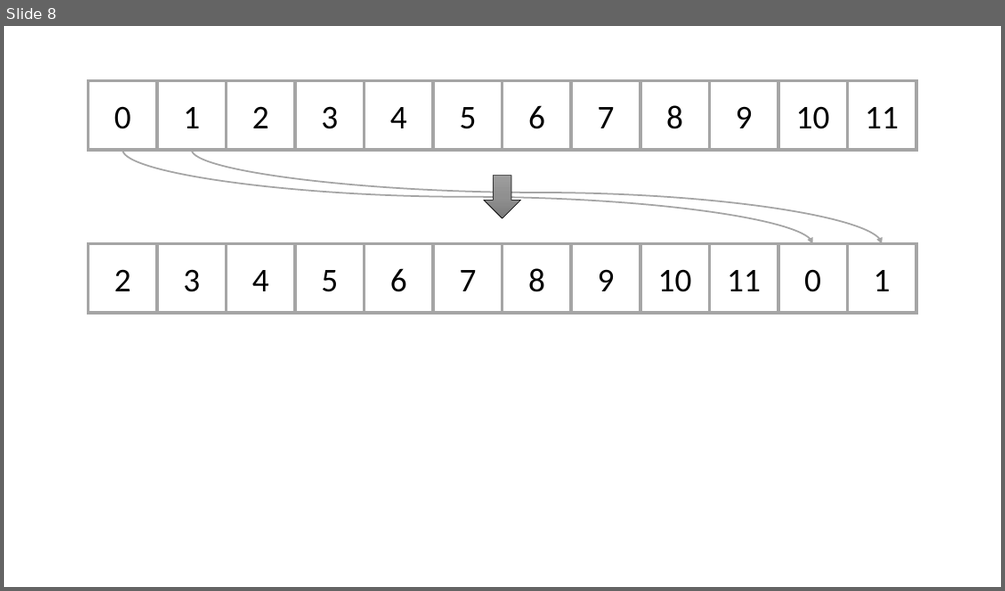
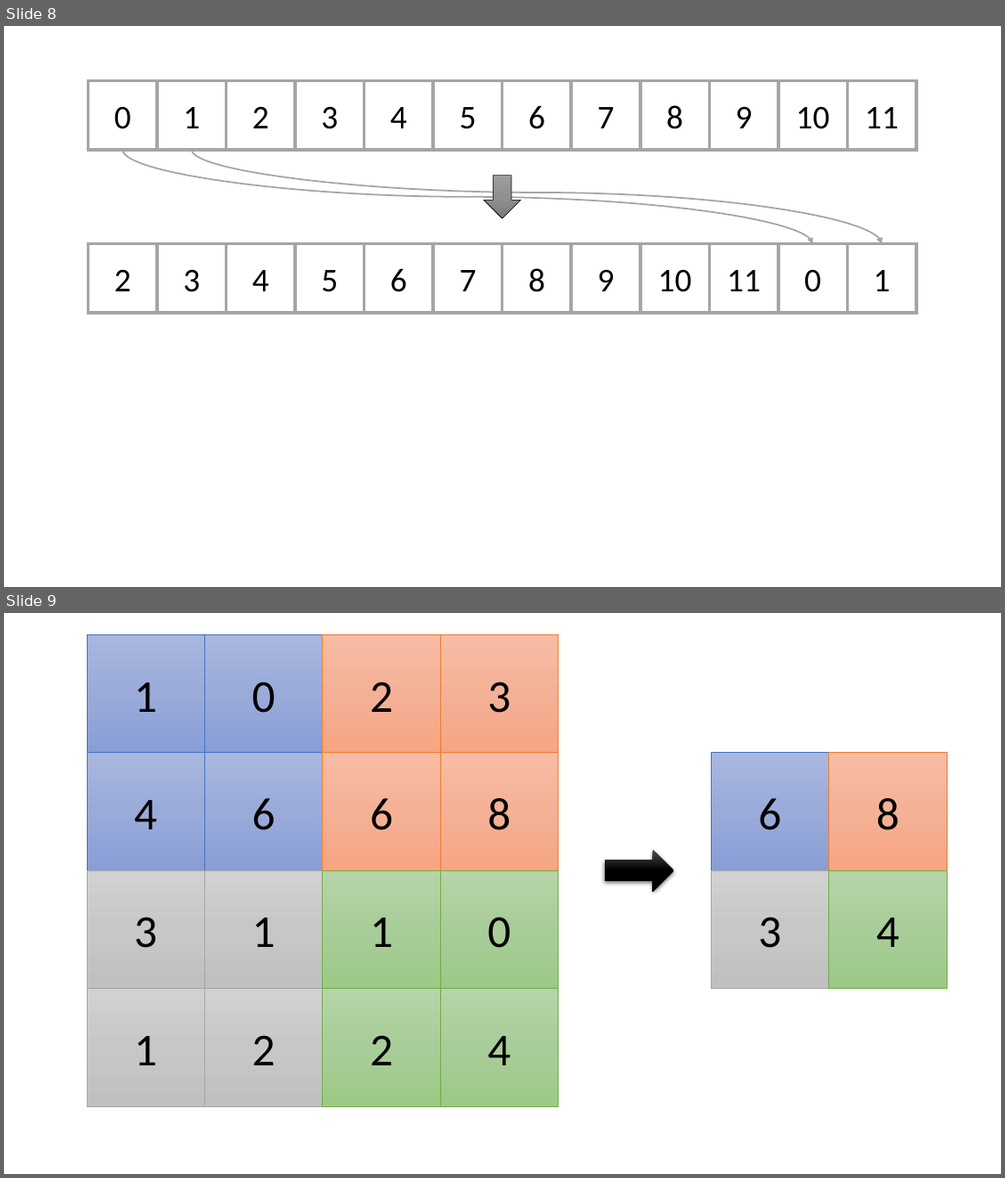
Before and after one commit to ValentinVignal/Dissertation-Report, a slide deck: images.pptx. Shown one above the other, each under a label of ours: slide 8 before the commit, slides 8 and 9 after it. The pictures are 1005x591 and 1005x1178 pixels, drawn with LibreOffice and Linux fonts; fonts in the diff are those of the drawing. Boxes give left, top, right and bottom in pixels: in the first picture for what was removed or moved away, otherwise in the second. Text is boxed around its words. In the diff, an @@ line names an element or a change of style, - is before the commit and + after.

```diff
--- a/images.pptx
+++ b/images.pptx
@@ slide 9 added at (x1=4, y1=613, x2=1001, y2=1174), background #FFFFFF @@
@@ rectangle added at (x1=87, y1=634, x2=205, y2=753), fill gradient #A8B7DF to #9AABD9 to #889ED7, outline #4472C4 0.5 pt, 44 pt, text #000000 @@
+1
@@ rectangle added at (x1=204, y1=634, x2=323, y2=753), fill gradient #A8B7DF to #9AABD9 to #889ED7, outline #4472C4 0.5 pt, 44 pt, text #000000 @@
+0
@@ rectangle added at (x1=323, y1=634, x2=441, y2=753), fill gradient #F7BDA5 to #F5B196 to #F8A582, outline #ED7D31 0.5 pt, 44 pt, text #000000 @@
+2
@@ rectangle added at (x1=441, y1=634, x2=558, y2=753), fill gradient #F7BDA5 to #F5B196 to #F8A582, outline #ED7D31 0.5 pt, 44 pt, text #000000 @@
+3
@@ rectangle added at (x1=87, y1=753, x2=205, y2=871), fill gradient #A8B7DF to #9AABD9 to #889ED7, outline #4472C4 0.5 pt, 44 pt, text #000000 @@
+4
@@ rectangle added at (x1=204, y1=753, x2=323, y2=871), fill gradient #A8B7DF to #9AABD9 to #889ED7, outline #4472C4 0.5 pt, 44 pt, text #000000 @@
+6
@@ rectangle added at (x1=323, y1=753, x2=441, y2=871), fill gradient #F7BDA5 to #F5B196 to #F8A582, outline #ED7D31 0.5 pt, 44 pt, text #000000 @@
+6
@@ rectangle added at (x1=441, y1=753, x2=558, y2=871), fill gradient #F7BDA5 to #F5B196 to #F8A582, outline #ED7D31 0.5 pt, 44 pt, text #000000 @@
+8
@@ rectangle added at (x1=712, y1=753, x2=830, y2=871), fill gradient #A8B7DF to #9AABD9 to #889ED7, outline #4472C4 0.5 pt, 44 pt, text #000000 @@
+6
@@ rectangle added at (x1=829, y1=753, x2=947, y2=871), fill gradient #F7BDA5 to #F5B196 to #F8A582, outline #ED7D31 0.5 pt, 44 pt, text #000000 @@
+8
@@ right arrow added at (x1=605, y1=850, x2=673, y2=892), fill gradient #4B4B4B to #000000 @@
@@ rectangle added at (x1=87, y1=870, x2=205, y2=989), fill gradient #D2D2D2 to #C8C8C8 to #C0C0C0, outline #A5A5A5 0.5 pt, 44 pt, text #000000 @@
+3
@@ rectangle added at (x1=204, y1=870, x2=323, y2=989), fill gradient #D2D2D2 to #C8C8C8 to #C0C0C0, outline #A5A5A5 0.5 pt, 44 pt, text #000000 @@
+1
@@ rectangle added at (x1=323, y1=870, x2=441, y2=989), fill gradient #B5D5A7 to #AACE9A to #9CC987, outline #70AD47 0.5 pt, 44 pt, text #000000 @@
+1
@@ rectangle added at (x1=441, y1=870, x2=558, y2=989), fill gradient #B5D5A7 to #AACE9A to #9CC987, outline #70AD47 0.5 pt, 44 pt, text #000000 @@
+0
@@ rectangle added at (x1=712, y1=870, x2=830, y2=989), fill gradient #D2D2D2 to #C8C8C8 to #C0C0C0, outline #A5A5A5 0.5 pt, 44 pt, text #000000 @@
+3
@@ rectangle added at (x1=829, y1=870, x2=947, y2=989), fill gradient #B5D5A7 to #AACE9A to #9CC987, outline #70AD47 0.5 pt, 44 pt, text #000000 @@
+4
@@ rectangle added at (x1=87, y1=989, x2=205, y2=1107), fill gradient #D2D2D2 to #C8C8C8 to #C0C0C0, outline #A5A5A5 0.5 pt, 44 pt, text #000000 @@
+1
@@ rectangle added at (x1=204, y1=989, x2=323, y2=1107), fill gradient #D2D2D2 to #C8C8C8 to #C0C0C0, outline #A5A5A5 0.5 pt, 44 pt, text #000000 @@
+2
@@ rectangle added at (x1=323, y1=989, x2=441, y2=1107), fill gradient #B5D5A7 to #AACE9A to #9CC987, outline #70AD47 0.5 pt, 44 pt, text #000000 @@
+2
@@ rectangle added at (x1=441, y1=989, x2=558, y2=1107), fill gradient #B5D5A7 to #AACE9A to #9CC987, outline #70AD47 0.5 pt, 44 pt, text #000000 @@
+4
```
Also in this commit, not shown: 1 other slide added, 13 other files.
